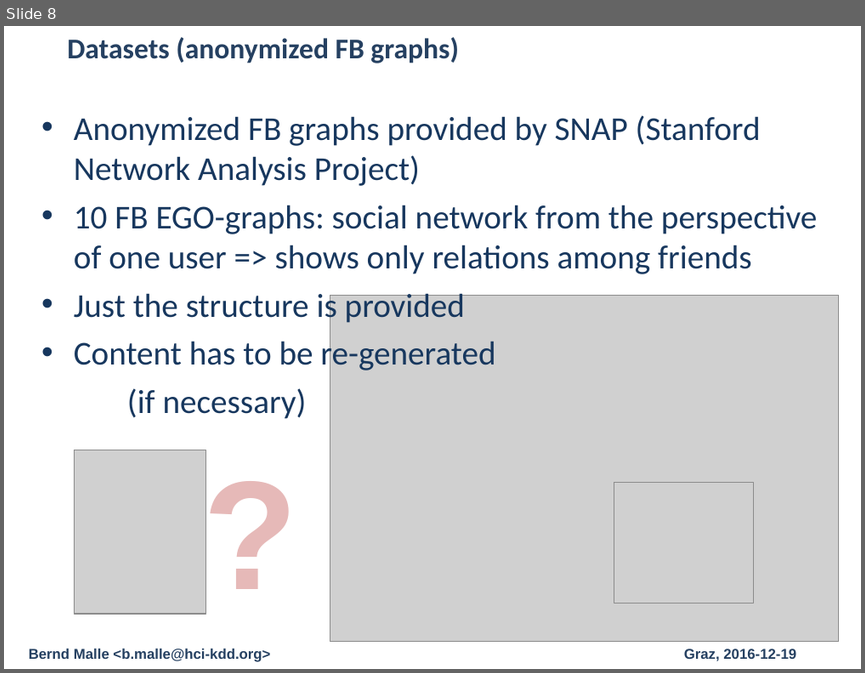
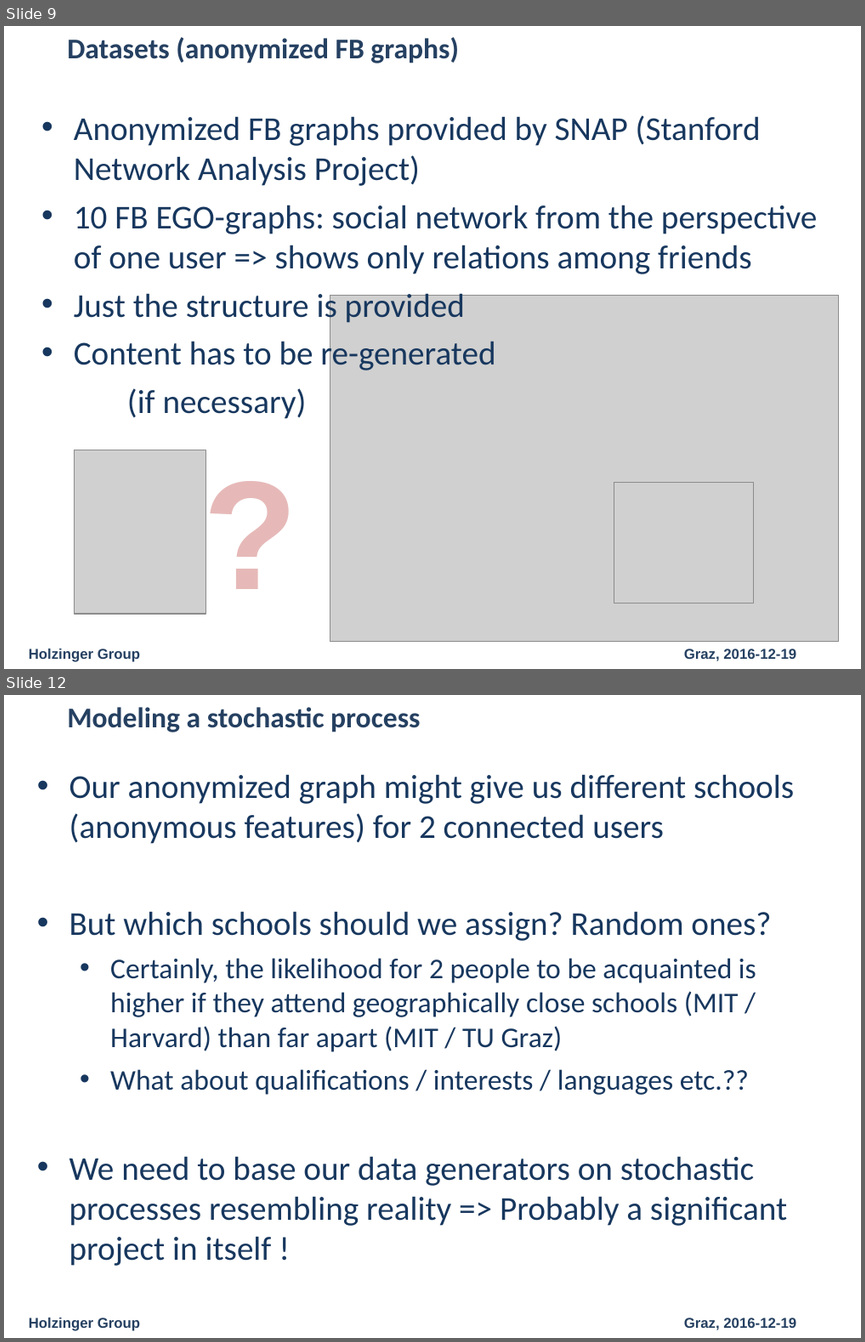
Before and after one commit to cassinius/phd-presentations, a slide deck: 2016/graph_recommender_presentation_20161219/Graph_Recommender_Presentation.pptx. Shown one above the other, each under a label of ours: slide 8 before the commit, slides 9 and 12 after it; the slides between them are not shown. The pictures are 865x673 and 865x1342 pixels, drawn with LibreOffice and Linux fonts; fonts in the diff are those of the drawing; grey boxes stand for pictures; background and template pictures are left out. Boxes give left, top, right and bottom in pixels: in the first picture for what was removed or moved away, otherwise in the second. Text is boxed around its words. In the diff, an @@ line names an element or a change of style, - is before the commit and + after.

```diff
--- a/2016/graph_recommender_presentation_20161219/Graph_Recommender_Presentation.pptx
+++ b/2016/graph_recommender_presentation_20161219/Graph_Recommender_Presentation.pptx
@@ slide 12 added at [4, 695, 861, 1338], background #FFFFFF; not listed: 3 template elements that a slide beside it also shows @@
@@ text added at [67, 707, 420, 732], 24 pt, text #254061, bold @@
+Modeling a stochastic process
@@ text added at [69, 774, 794, 1265], 28 pt, text #17375E @@
+• Our anonymized graph might give us different schools (anonymous features) for 2 connected users
+• But which schools should we assign? Random ones?
+  • Certainly, the likelihood for 2 people to be acquainted is higher if they attend geographically close schools (MIT / Harvard) than far apart (MIT / TU Graz)
+  • What about qualifications / interests / languages etc.??
+• We need to base our data generators on stochastic processes resembling reality => Probably a significant project in itself !
@@ what was slide 8 is now slide 9 @@
@@ slide 9 changed as well @@
@@ text at [29, 648, 140, 662]: text changed @@
-Bernd Malle <b.malle@hci-kdd.org>
+Holzinger Group
```
Also in this commit, not shown: 11 other slides changed, 1 other slide added, 11 other files.
